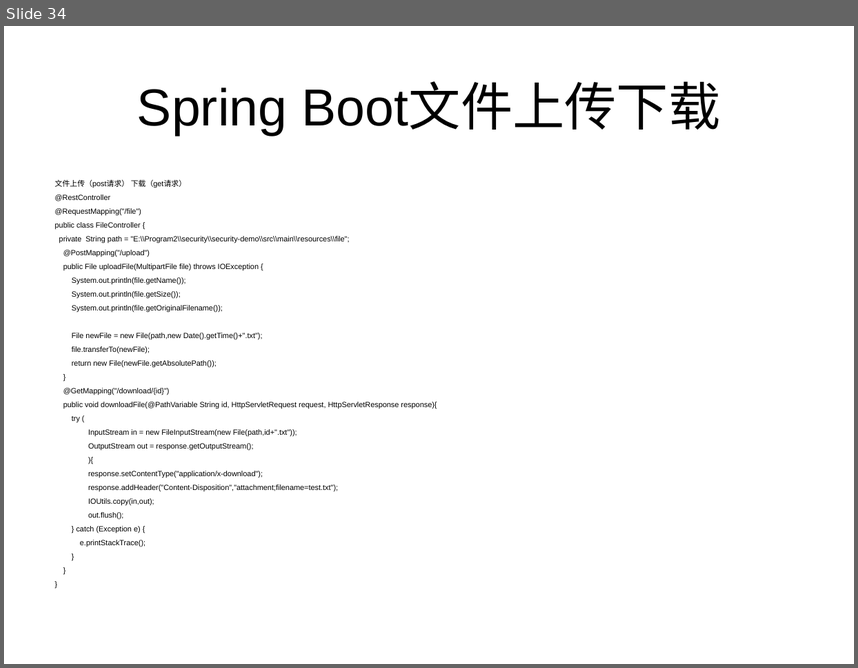
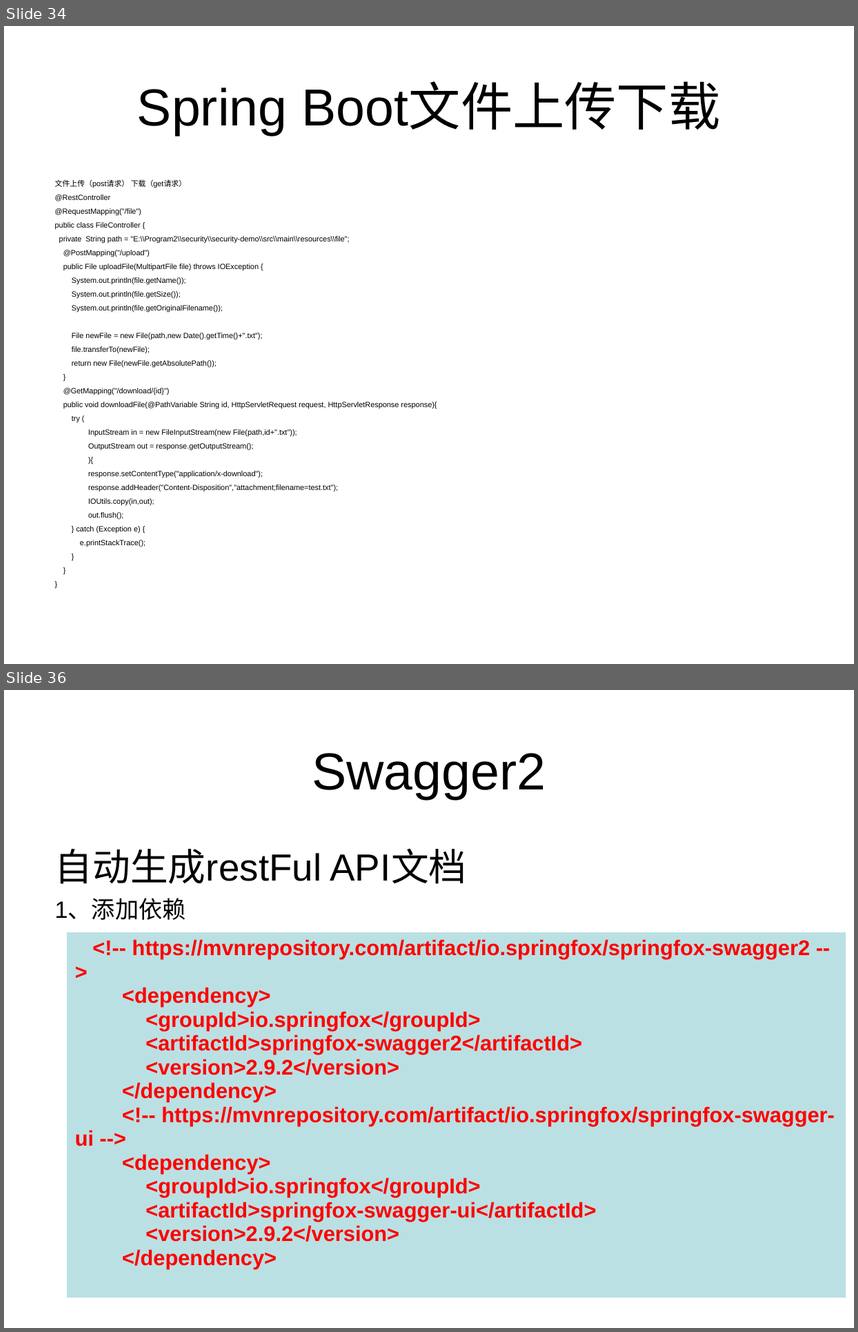
Before and after one commit to HangStarLi/Spring-Security, a slide deck: SpringSecurity.ppt. Shown one above the other, each under a label of ours: slide 34 before the commit, slides 34 and 36 after it; the slides between them are not shown. The pictures are 858x668 and 858x1332 pixels, drawn with LibreOffice and Linux fonts; fonts in the diff are those of the drawing. Boxes give left, top, right and bottom in pixels: in the first picture for what was removed or moved away, otherwise in the second. Text is boxed around its words. In the diff, an @@ line names an element or a change of style, - is before the commit and + after.

```diff
--- a/SpringSecurity.ppt
+++ b/SpringSecurity.ppt
@@ slide 36 added at box(4, 690, 854, 1328), background #FFFFFF @@
@@ title added at box(312, 753, 546, 799), 44 pt, text #000000 @@
+Swagger2
@@ text added at box(55, 849, 466, 920), 32 pt, text #000000 @@
+自动生成restFul API文档
+1、添加依赖
@@ table added at box(67, 932, 846, 1298), 1 rows, 1 columns @@
+<!-- https://mvnrepository.com/artifact/io.springfox/springfox-swagger2 --> / <dependency> / <groupId>io.springfox</groupId> / <artifactId>springfox-swagger2</artifactId> / <version>2.9.2</version> / </dependency> / <!-- https://mvnrepository.com/artifact/io.springfox/springfox-swagger-ui --> / <dependency> / <groupId>io.springfox</groupId> / <artifactId>springfox-swagger-ui</artifactId> / <version>2.9.2</version> / </dependency>
```
Also in this commit, not shown: 4 other slides added, 14 other files.
